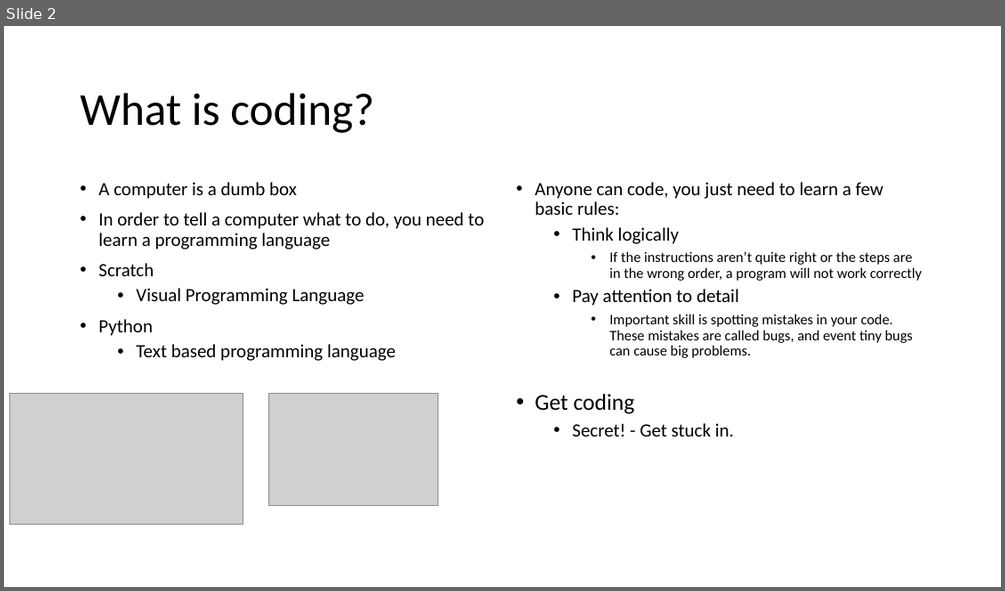
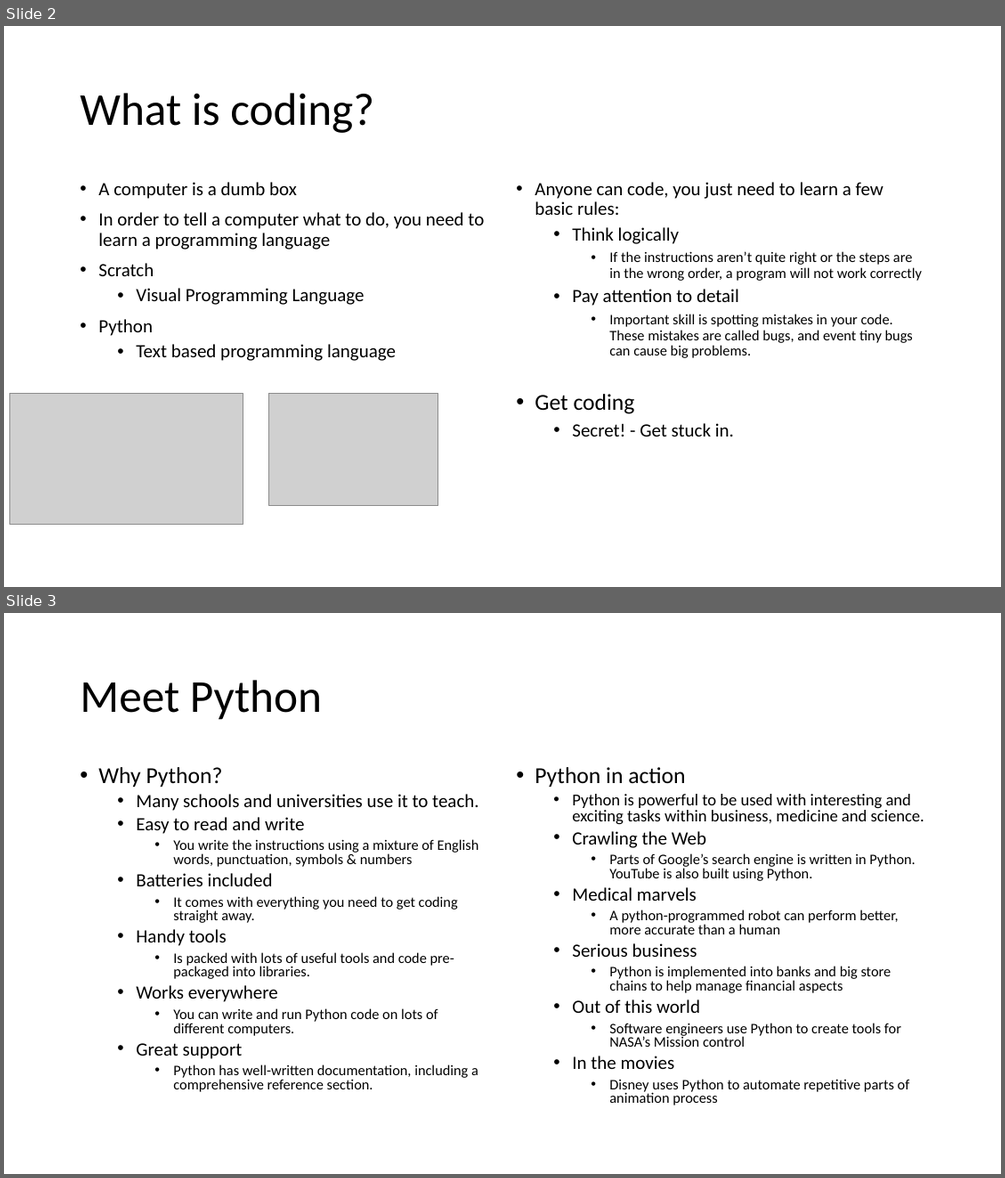
Before and after one commit to campbellCollege/python-projects, a slide deck: docs/Wk-01/python-projects-wk-01.pptx. Shown one above the other, each under a label of ours: slide 2 before the commit, slides 2 and 3 after it. The pictures are 1005x591 and 1005x1178 pixels, drawn with LibreOffice and Linux fonts; fonts in the diff are those of the drawing; grey boxes stand for pictures. Boxes give left, top, right and bottom in pixels: in the first picture for what was removed or moved away, otherwise in the second. Text is boxed around its words. In the diff, an @@ line names an element or a change of style, - is before the commit and + after.

```diff
--- a/docs/Wk-01/python-projects-wk-01.pptx
+++ b/docs/Wk-01/python-projects-wk-01.pptx
@@ slide 3 added at (4, 613, 1001, 1174), background #FFFFFF @@
@@ title added at (80, 680, 322, 720), 44 pt, text #000000 @@
+Meet Python
@@ text added at (98, 767, 479, 1092), 14 pt, text #000000 @@
+• Why Python?
+  • Many schools and universities use it to teach.
+  • Easy to read and write
+    • You write the instructions using a mixture of English words, punctuation, symbols & numbers
+  • Batteries included
+    • It comes with everything you need to get coding straight away.
+  • Handy tools
+    • Is packed with lots of useful tools and code pre-packaged into libraries.
+  • Works everywhere
+    • You can write and run Python code on lots of different computers.
+  • Great support
+    • Python has well-written documentation, including a comprehensive reference section.
@@ text added at (534, 767, 924, 1105), 14 pt, text #000000 @@
+• Python in action
+  • Python is powerful to be used with interesting and exciting tasks within business, medicine and science.
+  • Crawling the Web
+    • Parts of Google’s search engine is written in Python. YouTube is also built using Python.
+  • Medical marvels
+    • A python-programmed robot can perform better, more accurate than a human
+  • Serious business
+    • Python is implemented into banks and big store chains to help manage financial aspects
+  • Out of this world
+    • Software engineers use Python to create tools for NASA’s Mission control
+  • In the movies
+    • Disney uses Python to automate repetitive parts of animation process
```
Also in this commit, not shown: 1 slide changed, 1 other slide added, 2 slides removed, 2 other files.
